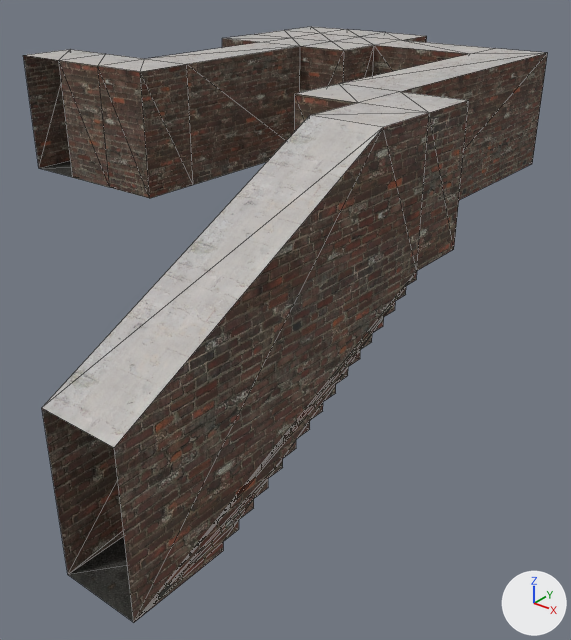
Two versions of the glTF model assets/map/rooms/map2.gltf, one commit apart.
Rendered twice from a 50 mm camera at (12.57, -9.41, 1.86) aimed at (5.2, -0.19, -3.85). Arrows for +X, +Y and +Z are at lower right; the lights stay in place. Mesh edges are drawn as thin lines. Where no turn or scale is listed for an object, it has been applied to the vertices. Vertices at the same position are counted once.

In view in the first picture: 'map1'.
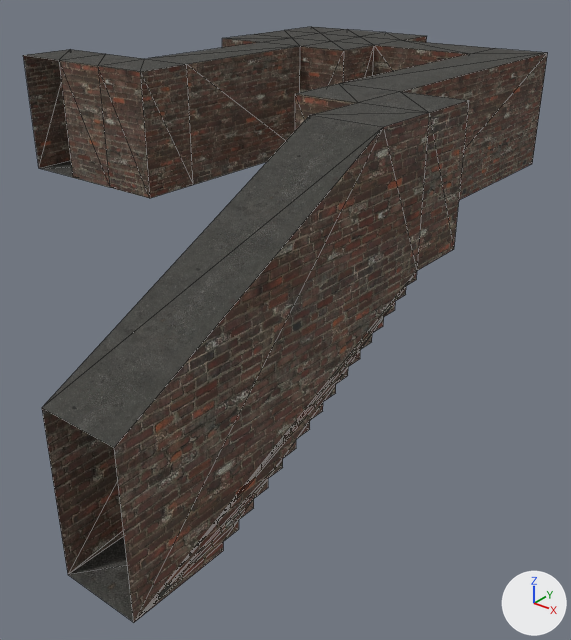
What differs and where, as boxes (x1, y1, x2, y2) in the pictures (571 x 640 px):
part 1 of me_map1, recoloured: (26, 27, 545, 447) in both

The change, as a diff of the scene's bpy script:
```diff
--- a/assets/map/rooms/map2.gltf.py
+++ b/assets/map/rooms/map2.gltf.py
@@ me_map1 @@
 me_map1.from_pydata(...)  # 134 vertices, 260 faces; spans x 0.0..8.0, y -6.0..6.0, z -4.0..0.0
 # used by ob_map1; location = (0.0, 0.0, 0.0)
+# me_map1 part 1: 39 faces spanning x 0.0..8.0, y -6.0..6.0, z -2.0..0.0 switch from mat_celing (picture img_white_jpg) to mat_floor (picture img_concretefloor_jpg)
 me_map1.materials.append(mat_walls)
```
